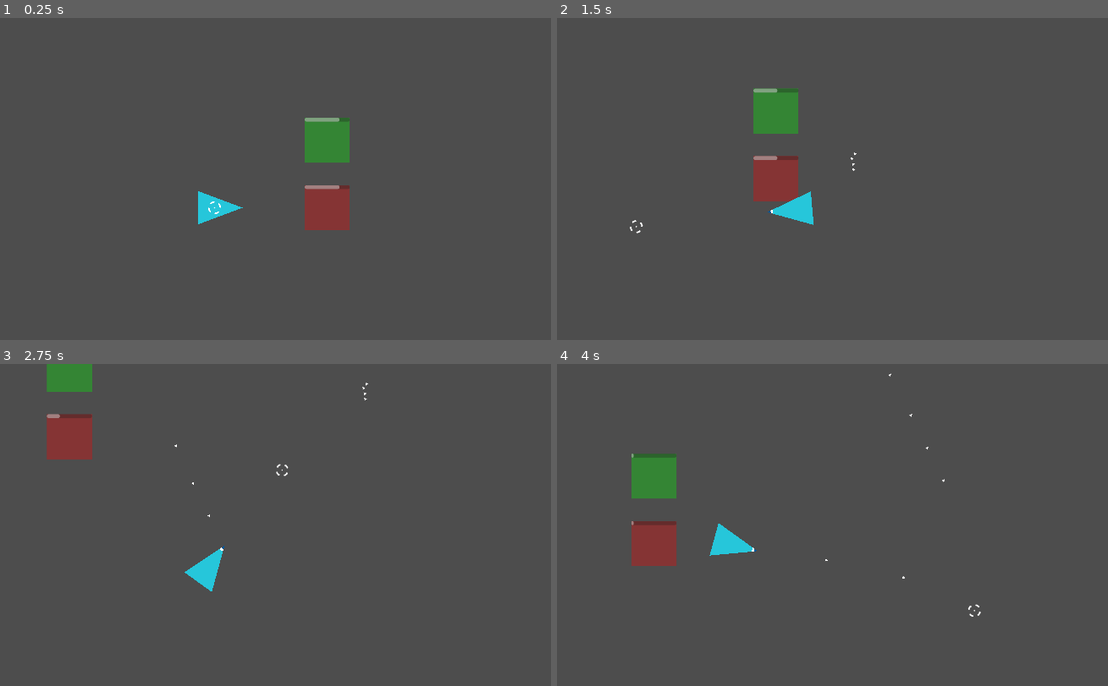
Above: before the commit, frames 1-4 (two rows, left to right).
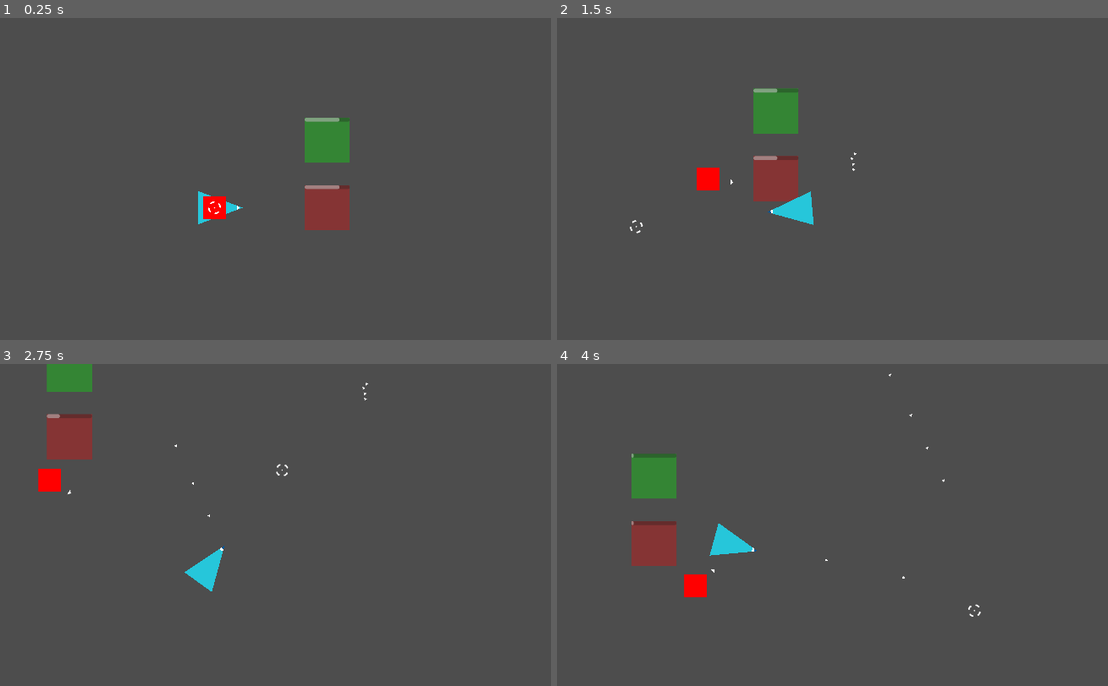
Above: after the commit, the same moments.

Repository: LordChildConsumer/MiniHordeShooter
Game: Godot game, scene res://main.tscn
Two runs of this game, one before a commit and one after it. Both use one fixed random seed, a clock stepped at 60 frames per second and the inputs below. The engine's default icon, where the game draws it, is replaced by a stand-in: a white triangle on a blue panel in a dark square.
Inputs (mouse positions are in pixels of both pictures, inside the frame that each line leads up to):
- Up to frame 1 (0.25 s): no input
- Up to frame 2 (1.5 s): tap Enter at 0.5 s; move the mouse to (920, 188) at 0.52 s; press the mouse at (920, 188) at 0.53 s; hold D (move_right) 0.53-1.28 s; move the mouse to (634, 227) at 1.27 s; release the mouse at (634, 227) at 1.28 s; hold S (move_down) from 1.28 s (still down); click (634, 227) at 1.35 s
- Up to frame 3 (2.75 s): move the mouse to (281, 470) at 2.02 s; release S (move_down) at 2.03 s; press the mouse at (281, 470) at 2.03 s; hold D (move_right) from 2.03 s (still down)
- Up to frame 4 (4 s): move the mouse to (738, 628) at 2.77 s; release D (move_right) at 2.78 s; release the mouse at (738, 628) at 2.78 s; hold W (move_up) 2.78-3.53 s; click (738, 628) at 2.85 s; move the mouse to (975, 611) at 3.52 s; press the mouse at (975, 611) at 3.53 s; hold A (move_left) from 3.53 s (still down)

The runs differ from the first frame. In frame 1, 0.3% of the frame differs, in the area x 36-44%, y 55-63%; in frame 2, 0.3%; in frame 3, 0.3%, in the area x 6-13%, y 32-41%; in frame 4, 0.3%.

Commit message:
Basic Grunt navigation.

Diff:
--- a/enemy/base/enemy.gd
+++ b/enemy/base/enemy.gd
@@ -1,3 +1,63 @@
 class_name Enemy extends CharacterBody2D;
 
 ## The base class for all enemies. Currently does nothing.
+
+@export_group("Movement")
+## The speed this enemy moves at (px/s).
+@export var move_speed: float = 150.0;
+## Player will reach full speed in [code]1/accel[/code] seconds.
+@export var acceleration: float = 20.0;
+
+
+## Stores a reference to the health component.
+## Used for connecting signals.
+@onready var health: Health = get_node_or_null("Health") as Health;
+
+## Adds a delay to getting a new target position for performance reasons.
+@onready var pathing_timer: Timer = $UpdatePathing as Timer;
+
+## The pivot point of the arrow showing movement direction.
+## Used for debugging, will likely not make it to final build.
+@onready var dbg_move_dir: Node2D = $MoveDirection as Node2D;
+
+
+## The position this enemy should be moving towards.
+## Updated when [member pathing_timer] times out.
+var target_position: Vector2 = Vector2.INF;
+
+
+func _ready() -> void:
+	# Connect health_zero to _on_health_zero if child 'Health' is valid.
+	if !health:
+		push_warning("No Health Component @ '%s'." % get_path());
+	else:
+		health.health_zero.connect(_on_health_zero);
+
+	# Connect pathing_timer.timeout to update_target_position.
+	pathing_timer.timeout.connect(update_target_position);
+
+
+func _physics_process(delta: float) -> void:
+	if target_position != Vector2.INF:
+		var dir := global_position.direction_to(target_position);
+		var wish_velocity := dir * move_speed;
+		velocity = lerp(velocity ,wish_velocity, acceleration * delta);
+
+	move_and_slide();
+	if velocity != Vector2.ZERO:
+		dbg_move_dir.look_at(global_position + velocity);
+
+
+
+
+## Gets the enemy's desired [member target_position] when
+## [member pathing_timer] reaches zero. [br][br]
+## Overwritten by subclasses when relevant.
+func update_target_position() -> void:
+	target_position = Overseer.player.get_global_position();
+	pathing_timer.start();
+
+
+## Runs when this enemy's [member health] reaches 0.
+func _on_health_zero() -> void:
+	queue_free();
--- a/enemy/base/enemy.tscn
+++ b/enemy/base/enemy.tscn
@@ -11,8 +11,18 @@
 
 [node name="Health" type="Node" parent="."]
 script = ExtResource("1_figuj")
-max_health = 10
-health = 10
+max_health = 50
+health = 50
 
 [node name="Hitbox" type="Area2D" parent="."]
 script = ExtResource("2_rqs7t")
+
+[node name="MoveDirection" type="Node2D" parent="."]
+
+[node name="Polygon2D" type="Polygon2D" parent="MoveDirection"]
+position = Vector2(64, 0)
+polygon = PackedVector2Array(8, 0, 0, -8, 0, 8)
+
+[node name="UpdatePathing" type="Timer" parent="."]
+wait_time = 0.1
+autostart = true
--- /dev/null
+++ b/enemy/grunt.tscn
@@ -0,0 +1,96 @@
+[gd_scene load_steps=7 format=3 uid="uid://ekoiptpmfgic"]
+
+[ext_resource type="PackedScene" uid="uid://buw2e4iufgd6b" path="res://enemy/base/enemy.tscn" id="1_teq23"]
+
+[sub_resource type="RectangleShape2D" id="RectangleShape2D_nvqnh"]
+size = Vector2(64, 64)
+
+[sub_resource type="CircleShape2D" id="CircleShape2D_apq5i"]
+radius = 32.0
+
+[sub_resource type="Animation" id="Animation_deu46"]
+resource_name = "auto"
+loop_mode = 1
+step = 0.05
+tracks/0/type = "value"
+tracks/0/imported = false
+tracks/0/enabled = true
+tracks/0/path = NodePath("Sprite:rotation")
+tracks/0/interp = 1
+tracks/0/loop_wrap = true
+tracks/0/keys = {
+"times": PackedFloat32Array(0, 1),
+"transitions": PackedFloat32Array(1, 1),
+"update": 0,
+"values": [0.0, 6.28319]
+}
+tracks/1/type = "value"
+tracks/1/imported = false
+tracks/1/enabled = true
+tracks/1/path = NodePath("Hitbox:rotation")
+tracks/1/interp = 1
+tracks/1/loop_wrap = true
+tracks/1/keys = {
+"times": PackedFloat32Array(0, 1),
+"transitions": PackedFloat32Array(1, 1),
+"update": 0,
+"values": [0.0, 6.28319]
+}
+
+[sub_resource type="Animation" id="Animation_qkea6"]
+length = 0.001
+tracks/0/type = "value"
+tracks/0/imported = false
+tracks/0/enabled = true
+tracks/0/path = NodePath("Sprite:rotation")
+tracks/0/interp = 1
+tracks/0/loop_wrap = true
+tracks/0/keys = {
+"times": PackedFloat32Array(0),
+"transitions": PackedFloat32Array(1),
+"update": 0,
+"values": [0.0]
+}
+tracks/1/type = "value"
+tracks/1/imported = false
+tracks/1/enabled = true
+tracks/1/path = NodePath("Hitbox:rotation")
+tracks/1/interp = 1
+tracks/1/loop_wrap = true
+tracks/1/keys = {
+"times": PackedFloat32Array(0),
+"transitions": PackedFloat32Array(1),
+"update": 0,
+"values": [0.0]
+}
+
+[sub_resource type="AnimationLibrary" id="AnimationLibrary_w7pbo"]
+_data = {
+"RESET": SubResource("Animation_qkea6"),
+"auto": SubResource("Animation_deu46")
+}
+
+[node name="Grunt" instance=ExtResource("1_teq23")]
+collision_layer = 8
+collision_mask = 9
+
+[node name="Polygon2D" type="Polygon2D" parent="Sprite" index="0"]
+color = Color(1, 0, 0, 1)
+polygon = PackedVector2Array(-32, -32, -32, 32, 32, 32, 32, -32)
+
+[node name="Hitbox" parent="." index="2" node_paths=PackedStringArray("health")]
+collision_layer = 16
+collision_mask = 16
+health = NodePath("../Health")
+
+[node name="CollisionShape2D" type="CollisionShape2D" parent="Hitbox" index="0"]
+shape = SubResource("RectangleShape2D_nvqnh")
+
+[node name="PhysCollider" type="CollisionShape2D" parent="." index="5"]
+shape = SubResource("CircleShape2D_apq5i")
+
+[node name="Spin" type="AnimationPlayer" parent="." index="6"]
+libraries = {
+"": SubResource("AnimationLibrary_w7pbo")
+}
+autoplay = "auto"
--- a/main.tscn
+++ b/main.tscn
@@ -1,8 +1,9 @@
-[gd_scene load_steps=6 format=3 uid="uid://cc816jevvx1md"]
+[gd_scene load_steps=7 format=3 uid="uid://cc816jevvx1md"]
 
 [ext_resource type="Texture2D" uid="uid://vocsotlh7qkk" path="res://icon.svg" id="1_ic7s5"]
 [ext_resource type="PackedScene" uid="uid://5ufingx2vmlv" path="res://player/player.tscn" id="2_ifi2p"]
 [ext_resource type="Script" path="res://_dev/hurt_zone.gd" id="3_qnd0e"]
+[ext_resource type="PackedScene" uid="uid://ekoiptpmfgic" path="res://enemy/grunt.tscn" id="4_ulolh"]
 
 [sub_resource type="RectangleShape2D" id="RectangleShape2D_n4wdb"]
 size = Vector2(128, 128)
@@ -75,3 +76,5 @@
 script = SubResource("GDScript_tnsjf")
 
 [node name="Player" parent="." instance=ExtResource("2_ifi2p")]
+
+[node name="Grunt" parent="." instance=ExtResource("4_ulolh")]
--- a/player/player.gd
+++ b/player/player.gd
@@ -3,7 +3,7 @@
 ## The Player.
 
 @export_group("Movement")
-## The speed the player moves (px/s).
+## The speed the player moves at (px/s).
 @export var move_speed: float = 500.0;
 ## Player will reach full speed in [code]1/accel[/code] seconds.
 @export var accel: float = 25.0;
